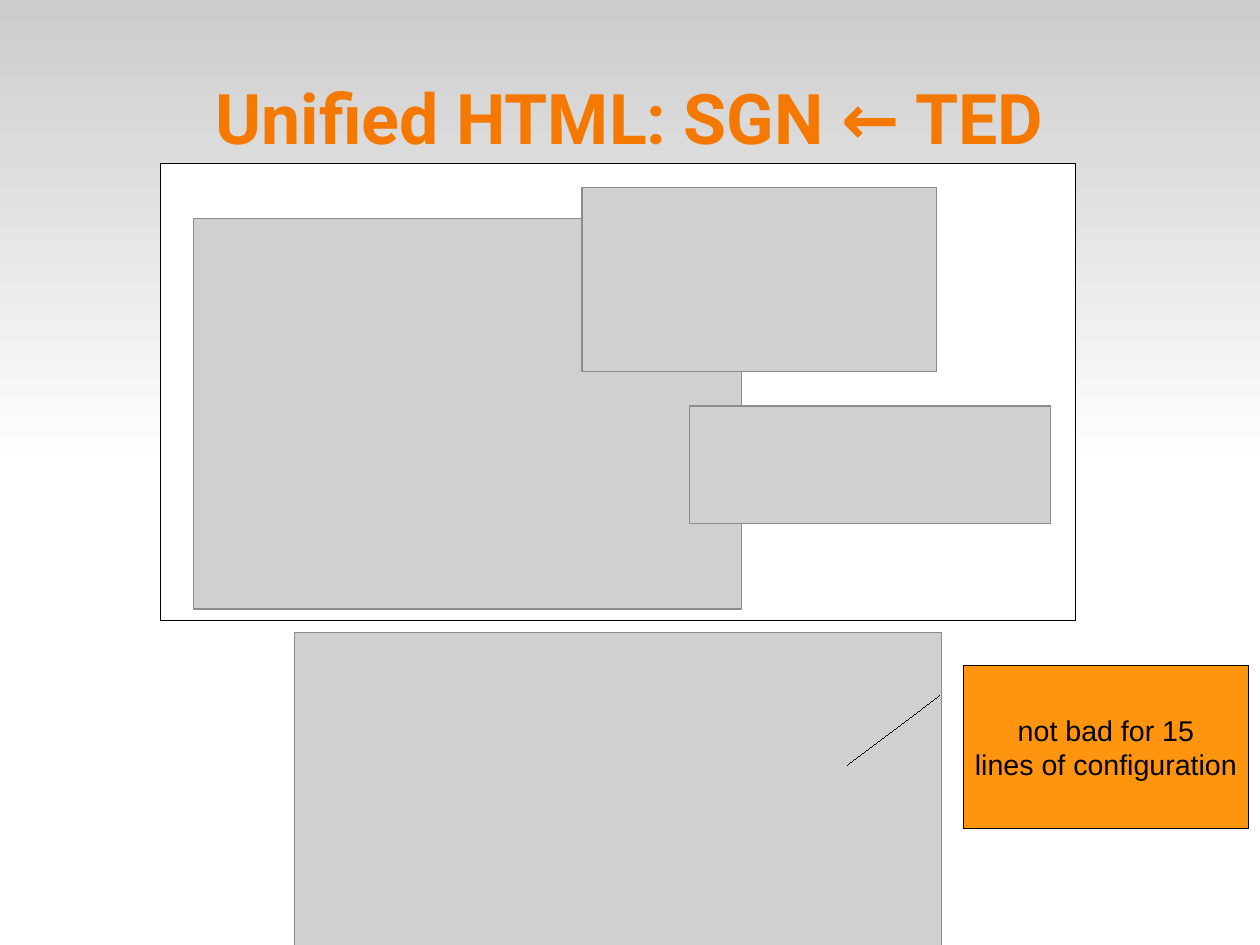
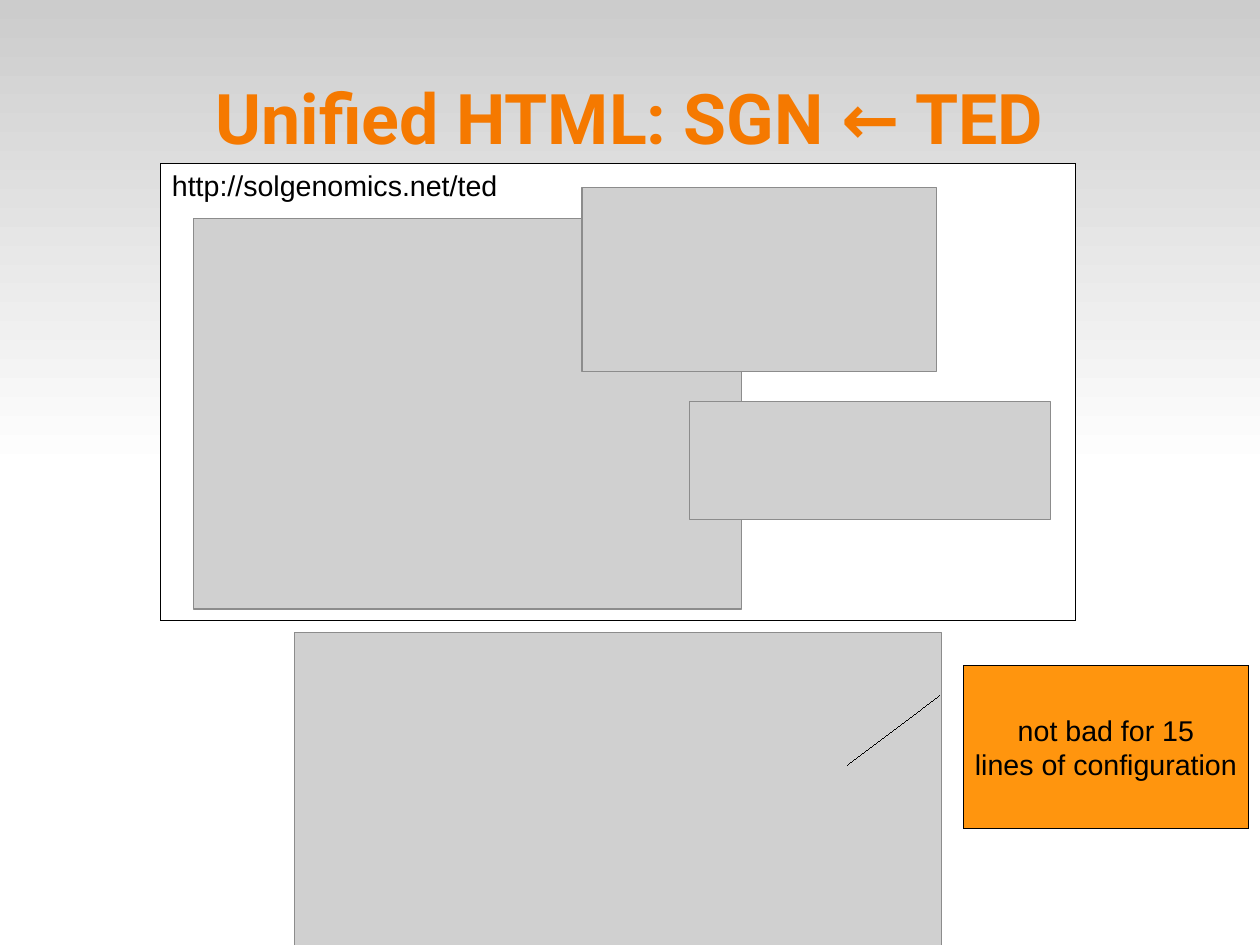
Before and after one commit to solgenomics/Ambikon, a slide deck: slide 15 of doc/presentations/ambikon_intro.odp (slide 14 before the commit). Drawn at 1260x945 pixels with LibreOffice and Linux fonts; fonts in the diff are those of the drawing; grey boxes stand for pictures. Boxes give left, top, right and bottom in pixels: in the first picture for what was removed or moved away, otherwise in the second. Text is boxed around its words. In the diff, an @@ line names an element or a change of style, - is before the commit and + after.

```diff
--- a/doc/presentations/ambikon_intro.odp
+++ b/doc/presentations/ambikon_intro.odp
@@ text added at (172, 175, 497, 201), 18 pt, text #000000 @@
+http://solgenomics.net/ted
@@ picture: place and size @@
-picture at (689, 406, 1051, 524)
+picture at (689, 402, 1051, 520)
```
Also in this commit, not shown: 4 other slides changed, 2 slides added, 2 other files.
